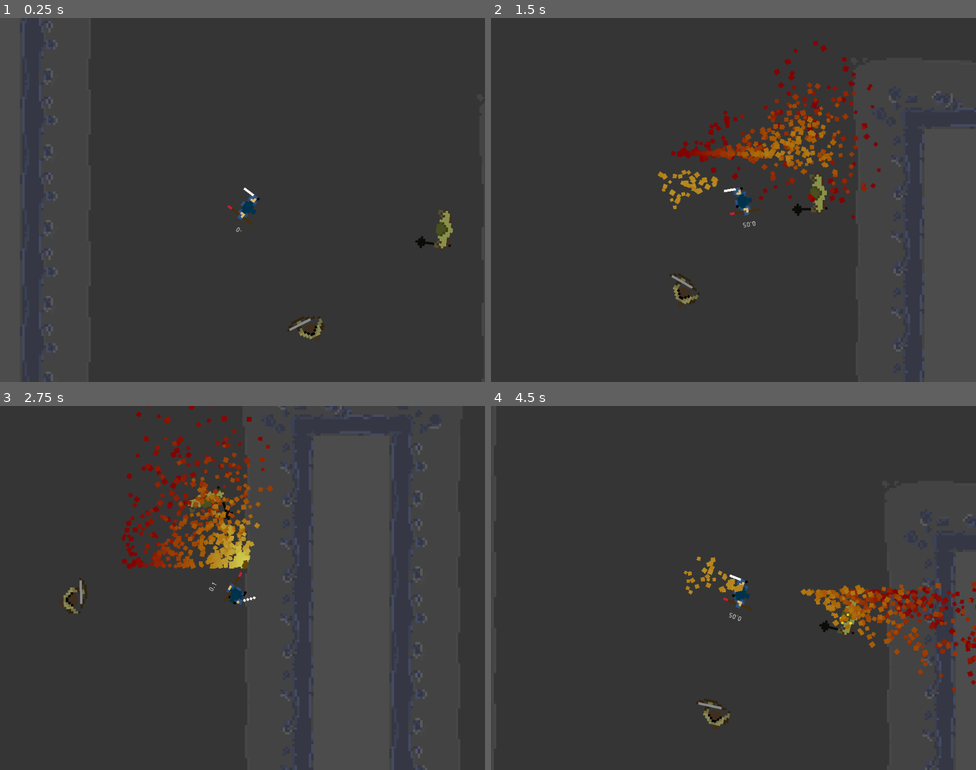
Above: before the commit, frames 1-4 (two rows, left to right).
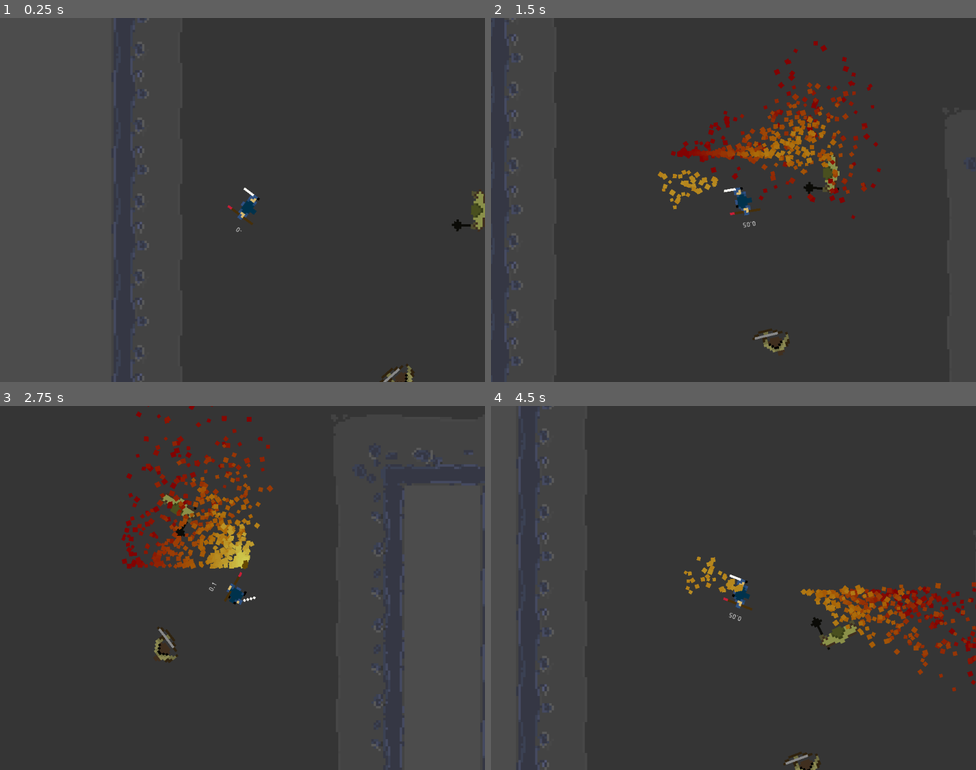
Above: after the commit, the same moments.

Repository: raczynskid/Overall-Barbarity
Game: Godot game, scene res://World.tscn
Two runs of this game, one before a commit and one after it. Both use one fixed random seed, a clock stepped at 60 frames per second and the inputs below.
Inputs (mouse positions are in pixels of both pictures, inside the frame that each line leads up to):
- Up to frame 1 (0.25 s): no input
- Up to frame 2 (1.5 s): tap Enter at 0.5 s; move the mouse to (840, 181) at 0.52 s; hold Right (ui_right) 0.53-1.28 s; hold Right mouse button (alt_attack) 0.53-1.28 s; move the mouse to (636, 218) at 1.27 s; hold Down (ui_down) from 1.28 s (still down); click (636, 218) at 1.35 s
- Up to frame 3 (2.75 s): move the mouse to (291, 507) at 2.02 s; release Down (ui_down) at 2.03 s; hold Right (ui_right) from 2.03 s (still down); hold Right mouse button (alt_attack) from 2.03 s (still down)
- Up to frame 4 (4.5 s): move the mouse to (709, 660) at 2.77 s; release Right (ui_right) at 2.78 s; release Right mouse button (alt_attack) at 2.78 s; hold Up (ui_up) 2.78-3.53 s; click (709, 660) at 2.85 s; move the mouse to (879, 642) at 3.52 s; hold Right mouse button (alt_attack) 3.53-4.28 s; hold Left (ui_left) from 3.53 s (still down); move the mouse to (588, 533) at 4.27 s; click (588, 533) at 4.35 s

The runs differ from the first frame. In frame 1, 2.5% of the frame differs, in the area x 9-100%, y 0-100%; in frame 2, 3.2%; in frame 3, 3.2%; in frame 4, 3.2%, in the area x 5-100%, y 0-100%.

Commit message:
pathfinding

Diff:
--- a/Characters/Enemies/Goblin/Goblin.gd
+++ b/Characters/Enemies/Goblin/Goblin.gd
@@ -1,13 +1,39 @@
 extends KinematicBody2D
 
+# states
 onready var burning = false
 onready var fire = get_node("OnFire")
+onready var player = Global.Player
+
+# movement and pathfinding
+export var speed : float = 100
+var velocity = Vector2.ZERO
+var path = []
+var threshold = 100
+var nav = null
 
 func _ready():
-	pass
+	yield(owner, "ready")
+	nav = owner.nav
 
+# warning-ignore:unused_variable
 func _physics_process(delta):
 	look_at(Global.Player.position)
+	var move_distance = speed * delta
+	if path.size() > 0:
+		look_at(path[0])
+		move_to_target()
+
+func move_to_target():
+	if global_position.distance_to(path[0]) < threshold:
+		path.remove(0)
+	else:
+		var direction = global_position.direction_to(path[0])
+		velocity = direction * speed
+		velocity = move_and_slide(velocity)
+
+func get_target_path(target_pos):
+	path = nav.get_simple_path(global_position, target_pos, true)
 
 func burn():
 	burning = true
--- a/Characters/Enemies/Goblin/Goblin.tscn
+++ b/Characters/Enemies/Goblin/Goblin.tscn
@@ -1,9 +1,8 @@
-[gd_scene load_steps=9 format=2]
+[gd_scene load_steps=8 format=2]
 
 [ext_resource path="res://Characters/Enemies/Goblin/Spritesheets/Goblin-Sheet.png" type="Texture" id=1]
 [ext_resource path="res://Characters/Enemies/Goblin/Goblin.gd" type="Script" id=2]
 [ext_resource path="res://FX/OnFire.tscn" type="PackedScene" id=3]
-[ext_resource path="res://Characters/Enemies/Goblin/Pathfinding.gd" type="Script" id=4]
 
 [sub_resource type="Animation" id=1]
 resource_name = "Idle"
@@ -58,6 +57,7 @@
 height = 56.0
 
 [node name="Goblin" type="KinematicBody2D" groups=[
+"enemy",
 "flammeable",
 ]]
 script = ExtResource( 2 )
@@ -78,6 +78,3 @@
 shape = SubResource( 4 )
 
 [node name="OnFire" parent="." instance=ExtResource( 3 )]
-
-[node name="Pathfinding" type="Node" parent="."]
-script = ExtResource( 4 )
--- a/Characters/Enemies/Goblin/Pathfinding.gd
+++ b/Characters/Enemies/Goblin/Pathfinding.gd
@@ -1,10 +1,24 @@
 extends Node
 
 onready var player = Global.Player
+onready var nav2d = get_tree().get_current_scene().get_node("Environment/Navigation2D")
+onready var line_2d = get_node("Line2D")
+onready var character = get_parent()
+
+onready var path_refresh : float = 3.0
 
 func _ready():
-	pass
+	print(character)
+	print(player)
 
 func _physics_process(delta):
-	var current_scene = get_tree().get_current_scene()
-	print(current_scene.name)
+	pass
+#	if path_refresh <= 0:
+#		print("path_refreshed")
+#		var new_path = nav2d.get_simple_path(character.global_position, Global.Player.global_position)
+#		line_2d.points = new_path
+#		character.set_path(new_path)
+#		path_refresh = 3.0
+#	else:
+#		path_refresh -= delta
+#
--- a/Tilemaps/Environment.tscn
+++ b/Tilemaps/Environment.tscn
@@ -281,7 +281,8 @@
 [node name="Navigation2D" type="Navigation2D" parent="."]
 
 [node name="TileMap" type="TileMap" parent="Navigation2D"]
-tile_set = SubResource( 21 )
+scale = Vector2( 5, 5 )
+tile_set = SubResource( 38 )
 cell_size = Vector2( 32, 32 )
 show_collision = true
 format = 1
--- /dev/null
+++ b/World.gd
@@ -0,0 +1,7 @@
+extends Node2D
+
+onready var player = Global.Player
+onready var nav = get_node("Environment/Navigation2D")
+
+func _on_Timer_timeout():
+	get_tree().call_group("enemy", "get_target_path", player.global_position)
--- a/World.tscn
+++ b/World.tscn
@@ -1,26 +1,32 @@
-[gd_scene load_steps=5 format=2]
+[gd_scene load_steps=6 format=2]
 
 [ext_resource path="res://Characters/Player/Player.tscn" type="PackedScene" id=1]
 [ext_resource path="res://Characters/Enemies/Goblin/Goblin.tscn" type="PackedScene" id=2]
 [ext_resource path="res://Tilemaps/Environment.tscn" type="PackedScene" id=3]
 [ext_resource path="res://Characters/Enemies/Goblin/GoblinArcher.tscn" type="PackedScene" id=4]
+[ext_resource path="res://World.gd" type="Script" id=5]
 
 [node name="World" type="Node2D"]
+script = ExtResource( 5 )
 
 [node name="Environment" parent="." instance=ExtResource( 3 )]
-scale = Vector2( 5, 5 )
 
 [node name="Mobs" type="Node2D" parent="."]
 
 [node name="Goblin" parent="Mobs" instance=ExtResource( 2 )]
-position = Vector2( 1053.62, 1095.52 )
+position = Vector2( 934.834, 950.601 )
 
 [node name="GoblinArcher" parent="Mobs" instance=ExtResource( 4 )]
 position = Vector2( 772.254, 1305.05 )
 
 [node name="Player" parent="." instance=ExtResource( 1 )]
-position = Vector2( 639.578, 1041.76 )
+position = Vector2( 447.144, 937.228 )
 
 [node name="Camera2D" type="Camera2D" parent="Player"]
 position = Vector2( 13.0509, 0.754395 )
 current = true
+
+[node name="Timer" type="Timer" parent="."]
+autostart = true
+
+[connection signal="timeout" from="Timer" to="." method="_on_Timer_timeout"]
Not shown: 2 places in Tilemaps/Environment.tscn that only renumber resources
